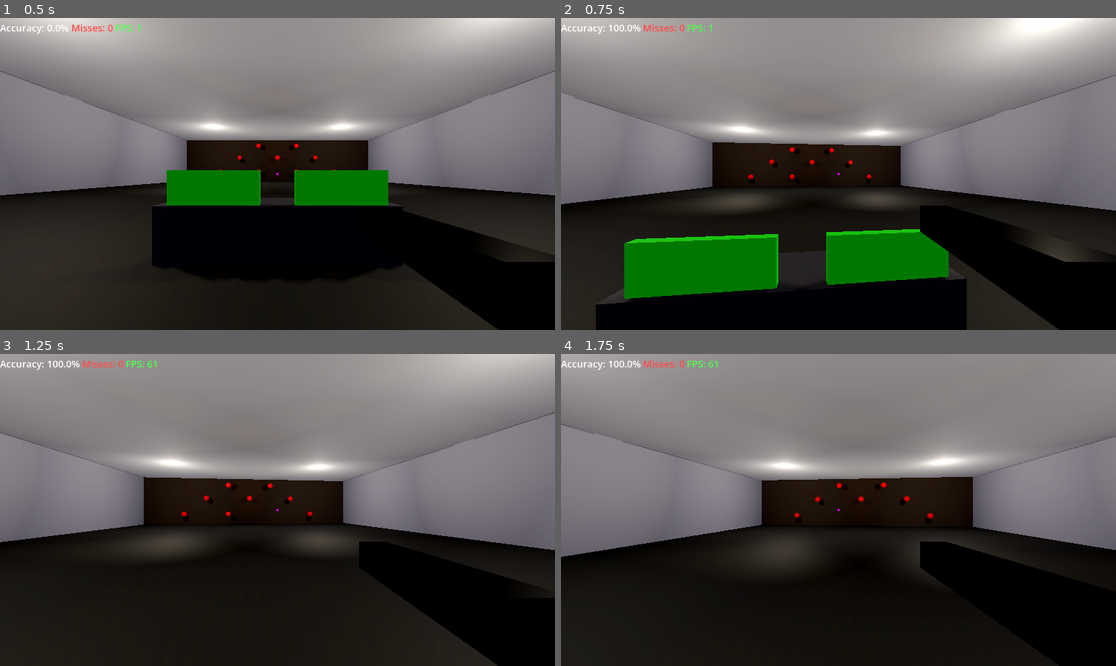
Above: before the commit, frames 1-4 (two rows, left to right).
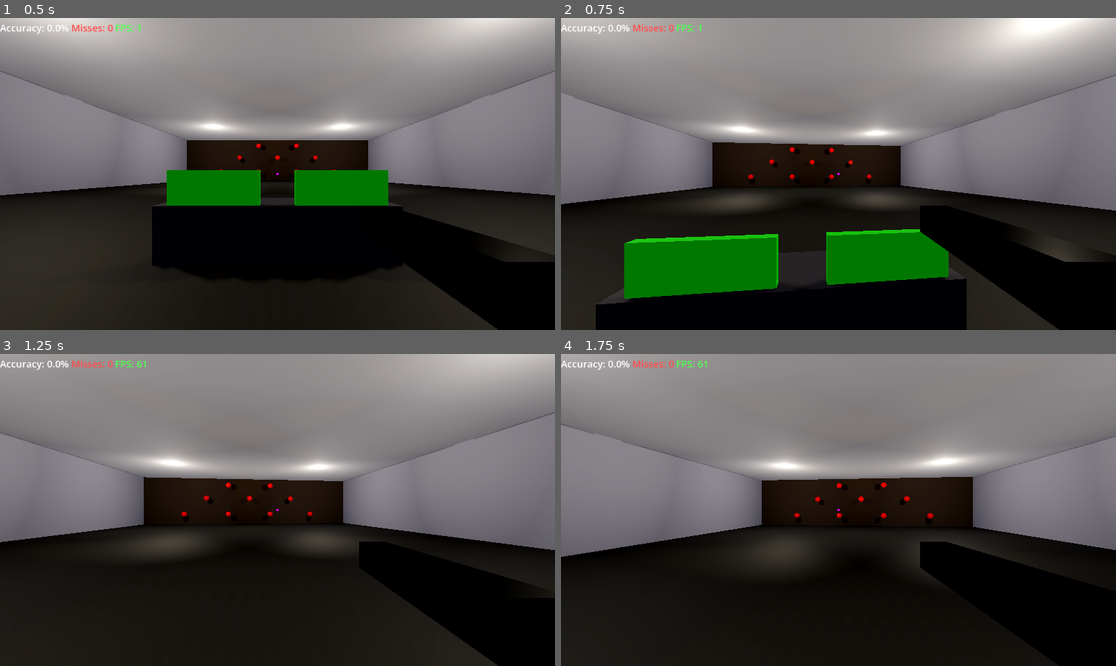
Above: after the commit, the same moments.

Repository: zjones2142/ComputerGraphicsFinalProject-FPS
Game: Godot game, scene res://node_3d.tscn
Same seed, same stepped clock (60 frames per second), same inputs: the game is played once before the commit and once after it.
Inputs (mouse positions are in pixels of both pictures, inside the frame that each line leads up to):
- Up to frame 1 (0.5 s): no input
- Up to frame 2 (0.75 s): tap Enter (ui_accept) at 0.5 s; move the mouse to (866, 174) at 0.52 s; hold W (move_forward) from 0.53 s (still down); click (866, 174) at 0.6 s
- Up to frame 3 (1.25 s): keep holding W (move_forward); tap Enter (ui_accept) at 0.77 s
- Up to frame 4 (1.75 s): keep holding W (move_forward); move the mouse to (810, 510) at 1.27 s; click (810, 510) at 1.35 s; tap Enter (ui_accept) at 1.52 s

Frame 1 is identical in both runs. In frame 2, 0.2% of the frame differs, in the area x 8-50%, y 2-52%; in frame 3, 0.3%; in frame 4, 0.3%, in the area x 8-59%, y 2-53%.
Error after the commit: Invalid call. Nonexistent function 'check_sphere_hit' in base 'Node'. (res://player.gd:99)

Commit message:
zj - c++ raycaster implemented and included in godot project

Diff:
--- a/gc-fps-game/node_3d.tscn
+++ b/gc-fps-game/node_3d.tscn
@@ -8,12 +8,7 @@
 [ext_resource type="Script" uid="uid://ijs7pbgtqcue" path="res://reset_targets_button.gd" id="5_resettargets"]
 [ext_resource type="Script" uid="uid://bdhrhnwkdb4kb" path="res://reset_accuracy_button.gd" id="6_resetaccuracy"]
 
-[sub_resource type="ProceduralSkyMaterial" id="ProceduralSkyMaterial_4xowi"]
-sky_horizon_color = Color(0.66224277, 0.6717428, 0.6867428, 1)
-ground_horizon_color = Color(0.66224277, 0.6717428, 0.6867428, 1)
-
 [sub_resource type="Sky" id="Sky_a202f"]
-sky_material = SubResource("Sky_a202f")
 
 [sub_resource type="Environment" id="Environment_noarx"]
 background_mode = 1
@@ -70,6 +65,8 @@
 transform = Transform3D(1, 0, 0, 0, 1, 0, 0, 0, 1, 0.36446023, -0.17177403, -0.53212756)
 mesh = SubResource("BoxMesh_gun")
 surface_material_override/0 = ExtResource("3_i5arm")
+
+[node name="CustomRaycaster" type="CustomRaycaster" parent="Player" unique_id=119109902]
 
 [node name="Range" type="Node3D" parent="." unique_id=2000000001]
 
@@ -339,16 +336,16 @@
 max_value = 0.01
 step = 0.0
 
-[node name="Crosshair" type="VBoxContainer" parent="UI/PauseMenu/SettingsPanel/TabContainer" unique_id=5000000001]
+[node name="Crosshair" type="VBoxContainer" parent="UI/PauseMenu/SettingsPanel/TabContainer" unique_id=705032705]
 visible = false
 layout_mode = 2
 metadata/_tab_index = 2
 
-[node name="CrosshairSizeLabel" type="Label" parent="UI/PauseMenu/SettingsPanel/TabContainer/Crosshair" unique_id=5000000002]
+[node name="CrosshairSizeLabel" type="Label" parent="UI/PauseMenu/SettingsPanel/TabContainer/Crosshair" unique_id=705032706]
 layout_mode = 2
 text = "Crosshair Size:"
 
-[node name="CrosshairSizeSlider" type="SpinBox" parent="UI/PauseMenu/SettingsPanel/TabContainer/Crosshair" unique_id=5000000003]
+[node name="CrosshairSizeSlider" type="SpinBox" parent="UI/PauseMenu/SettingsPanel/TabContainer/Crosshair" unique_id=705032707]
 layout_mode = 2
 min_value = 0.5
 max_value = 5.0
@@ -370,18 +367,20 @@
 layer = 2
 
 [node name="CrosshairContainer" type="Control" parent="CrosshairLayer" unique_id=1793271217]
+layout_mode = 3
 anchors_preset = 15
 anchor_right = 1.0
 anchor_bottom = 1.0
 mouse_filter = 2
 
 [node name="ColorRect" type="ColorRect" parent="CrosshairLayer/CrosshairContainer" unique_id=574838950]
+layout_mode = 0
+anchor_left = 0.5
+anchor_top = 0.5
+anchor_right = 0.5
+anchor_bottom = 0.5
 offset_left = -2.0
 offset_top = -2.0
 offset_right = 2.0
 offset_bottom = 2.0
-anchor_left = 0.5
-anchor_top = 0.5
-anchor_right = 0.5
-anchor_bottom = 0.5
 color = Color(12.03035, 0.00059141894, 6.6810884, 1)
--- a/gc-fps-game/player.gd
+++ b/gc-fps-game/player.gd
@@ -7,7 +7,6 @@
 var gravity: float = ProjectSettings.get_setting("physics/3d/default_gravity")
 
 @export var mouse_sensitivity: float = 0.002
-@export var target_radius: float = 1.0
 
 @onready var camera = $Camera3D
 @onready var accuracy_label = $"../UI/HUD/AccuracyLabel"
@@ -15,6 +14,7 @@
 @onready var fps_label = $"../UI/HUD/FPSLabel"
 @onready var reset_targets_btn = $"../ControlPanel/ResetTargetsButton"
 @onready var reset_accuracy_btn = $"../ControlPanel/ResetAccuracyButton"
+@onready var raycaster = $CustomRaycaster
 # @onready var raycaster = $CustomRaycaster # Uncomment this once your C++ node is compiled
 
 var total_shots: int = 0
@@ -91,19 +91,12 @@
 	for target in targets:
 		var sphere_center = target.global_position
 
-		# NOTE: Replace the block below with your C++ function call once ready
-		# var hit_dist = raycaster.check_sphere_hit(origin, direction, sphere_center, target_radius)
+		# Assuming visual target is a standard Godot Sphere (default radius 0.5)
+		# We multiply 0.5 by the target's X scale so it matches perfectly even if you shrink/grow the target!
+		var exact_visual_radius = 0.5 * target.scale.x
 
-		# --- TEMPORARY DISTANCE CHECK FOR PROTOTYPING ---
-		# This just checks if you are aiming *generally* at the target to test the loop
-		var vector_to_target = sphere_center - origin
-		var distance_to_target = vector_to_target.length()
-		var angle = direction.angle_to(vector_to_target)
-
-		var hit_dist = -1.0
-		if angle < 0.1: # Very rough "cone" intersection
-			hit_dist = distance_to_target
-		# ------------------------------------------------
+		# Feed the perfectly matched radius to our C++ math
+		var hit_dist = raycaster.check_sphere_hit(origin, direction, sphere_center, exact_visual_radius)
 
 		if hit_dist > 0.0 and hit_dist < closest_distance:
 			closest_distance = hit_dist
Not shown, added: gc-fps-game/bin/custom_raycaster.gdextension.uid
Not shown, changed: .gitignore
Not shown, added: .gitmodules
Not shown, added: SConstruct
Not shown, added: gc-fps-game/bin/custom_raycaster.gdextension
Not shown, added: gc-fps-game/bin/custom_raycaster.windows.template_debug.x86_64.dll
Not shown, added: src/CustomRaycaster.cpp
Not shown, added: src/CustomRaycaster.h
Not shown, added: src/register_types.cpp
Not shown, added: src/register_types.h
